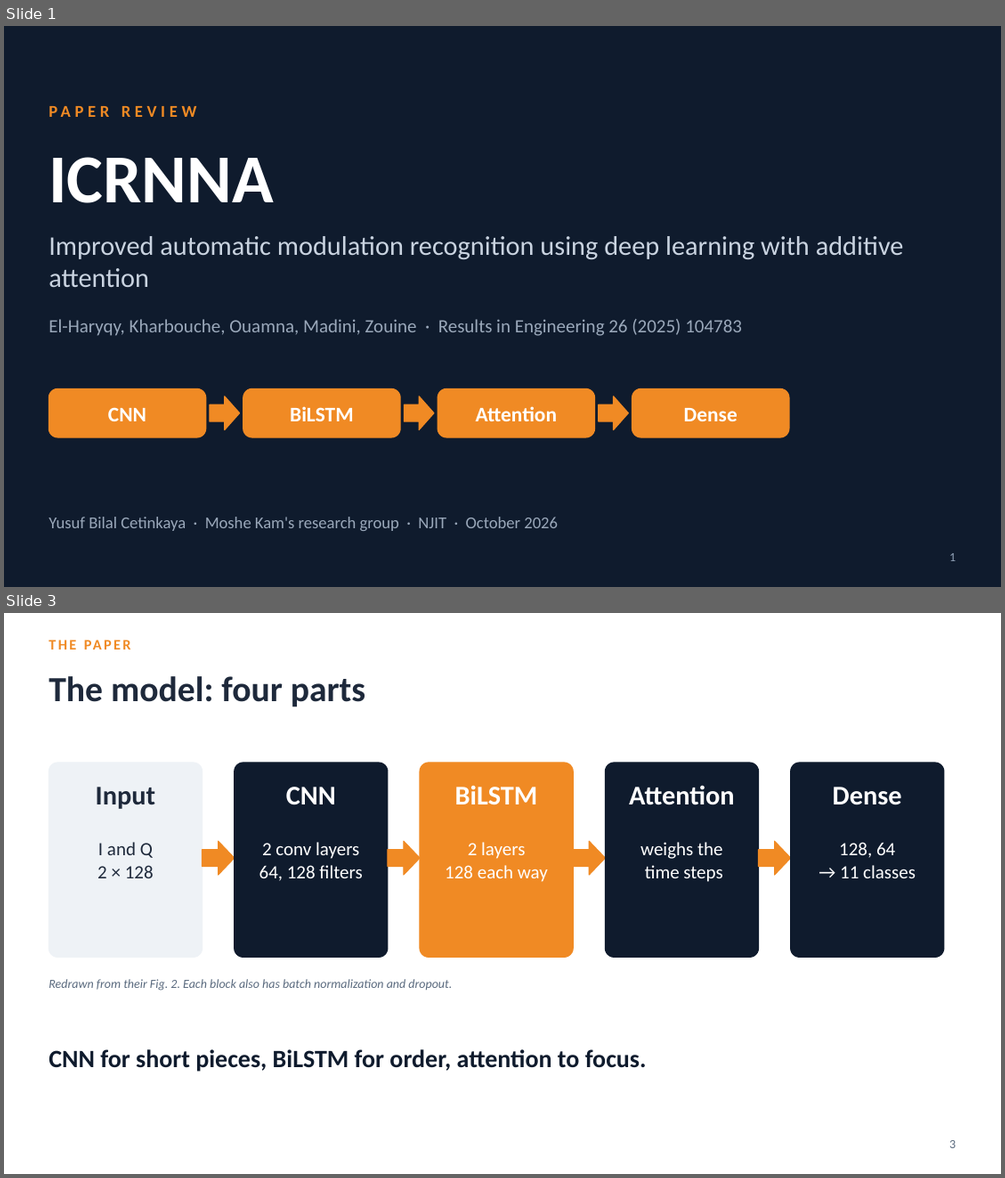
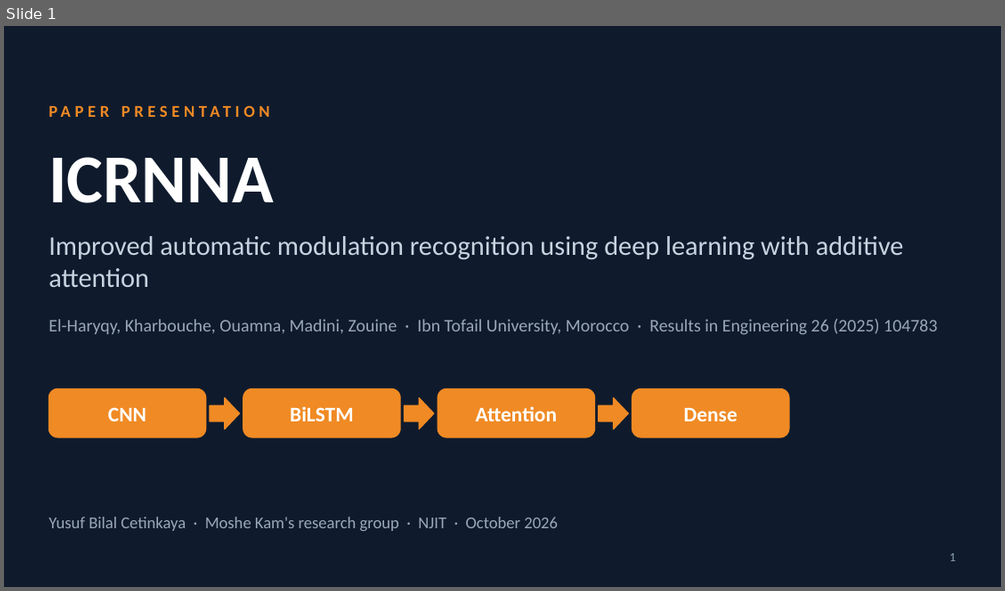
Before and after one commit to YusufBilo78/amc, a slide deck: deck/moshe_paper_icrnna.pptx. Shown one above the other, each under a label of ours: slides 1 and 3 before the commit, slide 1 after it; the slides between them are not shown. The pictures are 1005x1178 and 1005x591 pixels, drawn with LibreOffice and Linux fonts; fonts in the diff are those of the drawing. Boxes give left, top, right and bottom in pixels: in the first picture for what was removed or moved away, otherwise in the second. Text is boxed around its words. In the diff, an @@ line names an element or a change of style, - is before the commit and + after.

```diff
--- a/deck/moshe_paper_icrnna.pptx
+++ b/deck/moshe_paper_icrnna.pptx
@@ slide 3 removed at (4, 613, 1001, 1174), background #FFFFFF @@
@@ text removed at (48, 635, 647, 662) @@
-THE PAPER
@@ text removed at (48, 676, 365, 707) @@
-The model: four parts
@@ rounded rectangle removed at (48, 763, 202, 957) @@
@@ rounded rectangle removed at (235, 763, 388, 957) @@
@@ rounded rectangle removed at (420, 763, 573, 957) @@
@@ rounded rectangle removed at (606, 763, 759, 957) @@
@@ rounded rectangle removed at (791, 763, 944, 957) @@
@@ text removed at (96, 787, 155, 809) @@
-Input
@@ text removed at (286, 787, 336, 804) @@
-CNN
@@ text removed at (455, 785, 538, 804) @@
-BiLSTM
@@ text removed at (629, 785, 735, 805) @@
-Attention
@@ text removed at (833, 787, 902, 805) @@
-Dense
@@ text removed at (97, 842, 154, 878) @@
-I and Q
-2 × 128
@@ right arrow removed at (202, 841, 235, 875) @@
@@ text removed at (259, 842, 362, 881) @@
-2 conv layers
-64, 128 filters
@@ right arrow removed at (388, 841, 420, 875) @@
@@ text removed at (445, 842, 548, 882) @@
-2 layers
-128 each way
@@ right arrow removed at (573, 841, 606, 875) @@
@@ text removed at (640, 842, 722, 882) @@
-weighs the
-time steps
@@ right arrow removed at (759, 841, 791, 875) @@
@@ text removed at (839, 842, 915, 878) @@
-128, 64
-→ 11 classes
@@ text removed at (48, 979, 452, 990) @@
-Redrawn from their Fig. 2. Each block also has batch normalization and dropout.
@@ text removed at (48, 1049, 647, 1071) @@
-CNN for short pieces, BiLSTM for order, attention to focus.
@@ text removed at (949, 1140, 955, 1148) @@
-3
@@ slide 1 changed as well @@
@@ text at (48, 101, 498, 131): text changed @@
-PAPER REVIEW
+PAPER PRESENTATION
@@ text at (48, 319, 937, 335): text changed; size 18 to 17 pt @@
-El-Haryqy, Kharbouche, Ouamna, Madini, Zouine · Results in Engineering 26 (2025) 104783
+El-Haryqy, Kharbouche, Ouamna, Madini, Zouine · Ibn Tofail University, Morocco · Results in Engineering 26 (2025) 104783
```
Also in this commit, not shown: 10 other slides changed, 9 slides added, 4 other slides removed, 6 other files.
